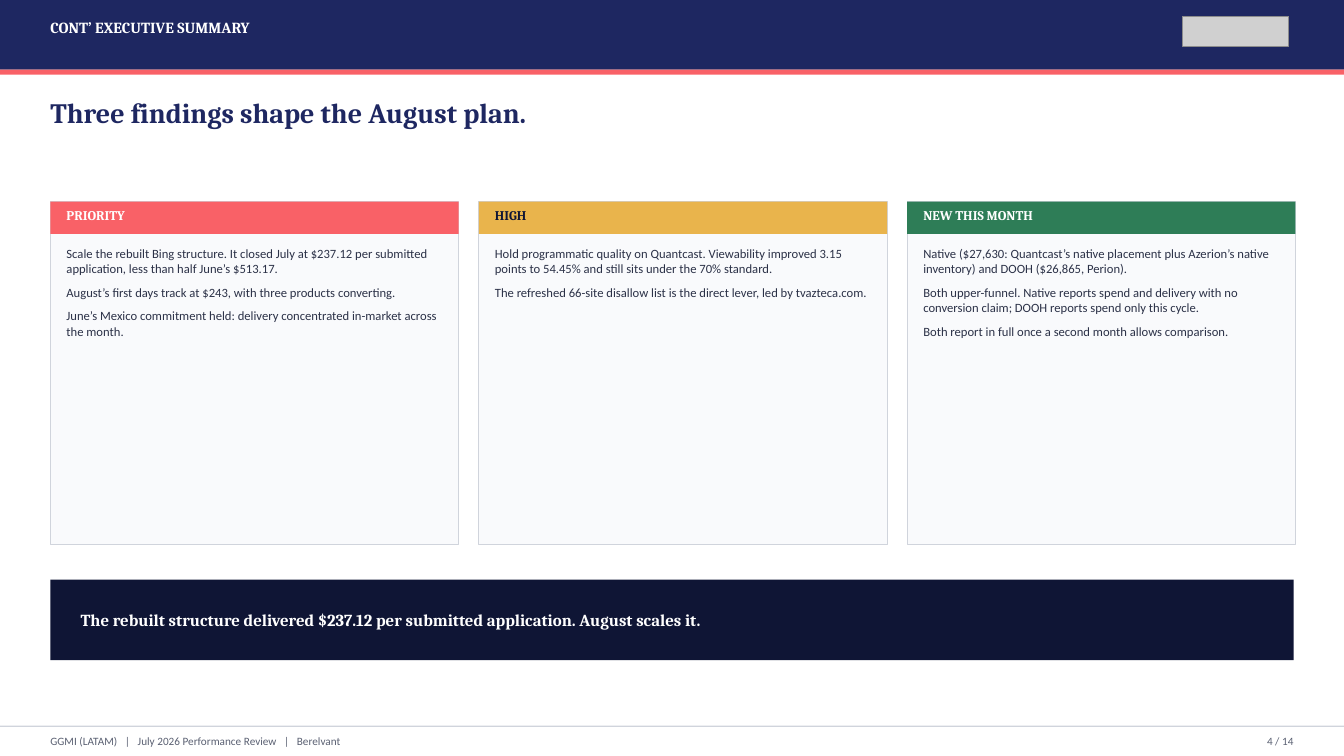
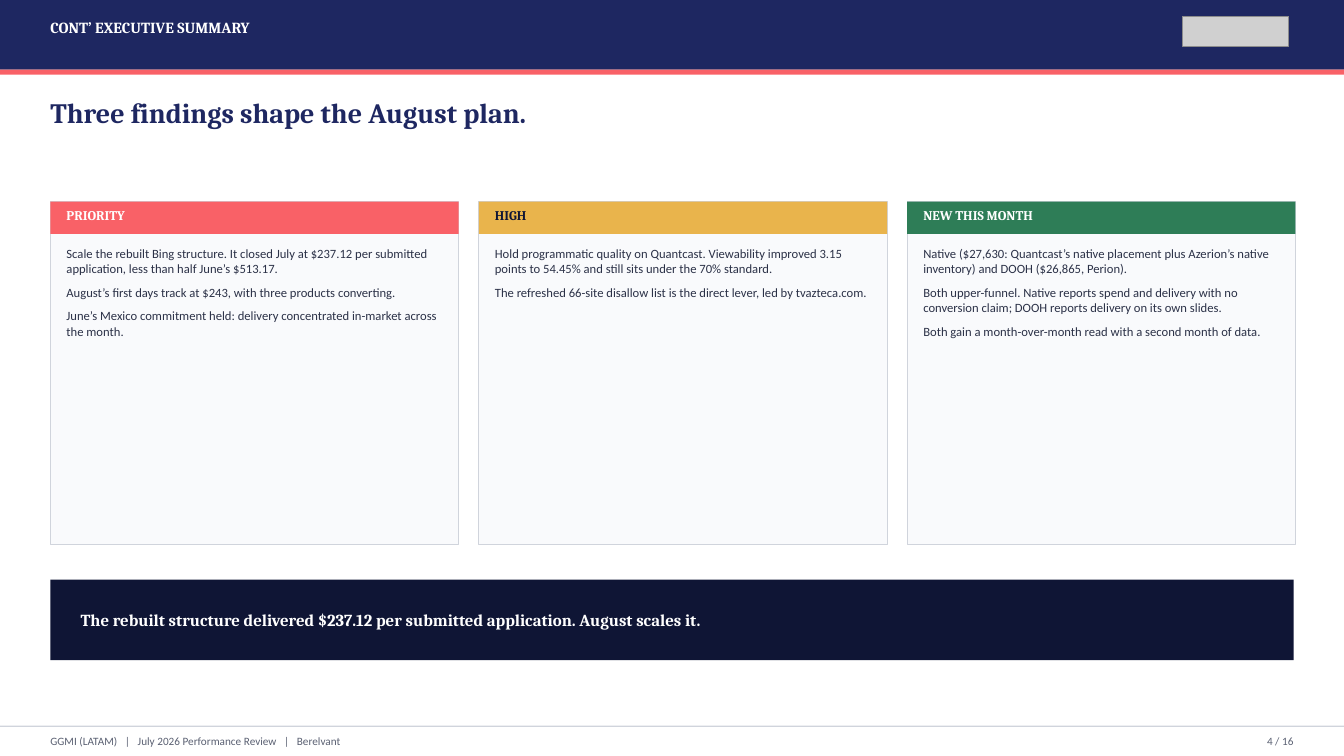
Before and after one commit to hablapro/brlvnt-reporting-hub, a slide deck: slide 4 of reports/forex/ggmi/2026-07/output/GGMI_LATAM_July_2026_Performance_Review.pptx. Drawn at 1344x756 pixels with LibreOffice and Linux fonts; fonts in the diff are those of the drawing; grey boxes stand for pictures. Boxes give left, top, right and bottom in pixels: in the first picture for what was removed or moved away, otherwise in the second. Text is boxed around its words. In the diff, an @@ line names an element or a change of style, - is before the commit and + after.

```diff
--- a/reports/forex/ggmi/2026-07/output/GGMI_LATAM_July_2026_Performance_Review.pptx
+++ b/reports/forex/ggmi/2026-07/output/GGMI_LATAM_July_2026_Performance_Review.pptx
@@ text at (x1=923, y1=288, x2=1261, y2=338): text changed @@
-Both upper-funnel. Native reports spend and delivery with no conversion claim; DOOH reports spend only this cycle.
-Both report in full once a second month allows comparison.
+Both upper-funnel. Native reports spend and delivery with no conversion claim; DOOH reports delivery on its own slides.
+Both gain a month-over-month read with a second month of data.
@@ text at (x1=1267, y1=737, x2=1293, y2=745): text changed @@
-4 / 14
+4 / 16
```
Also in this commit, not shown: 12 other slides changed, 2 slides added, 9 other files.
